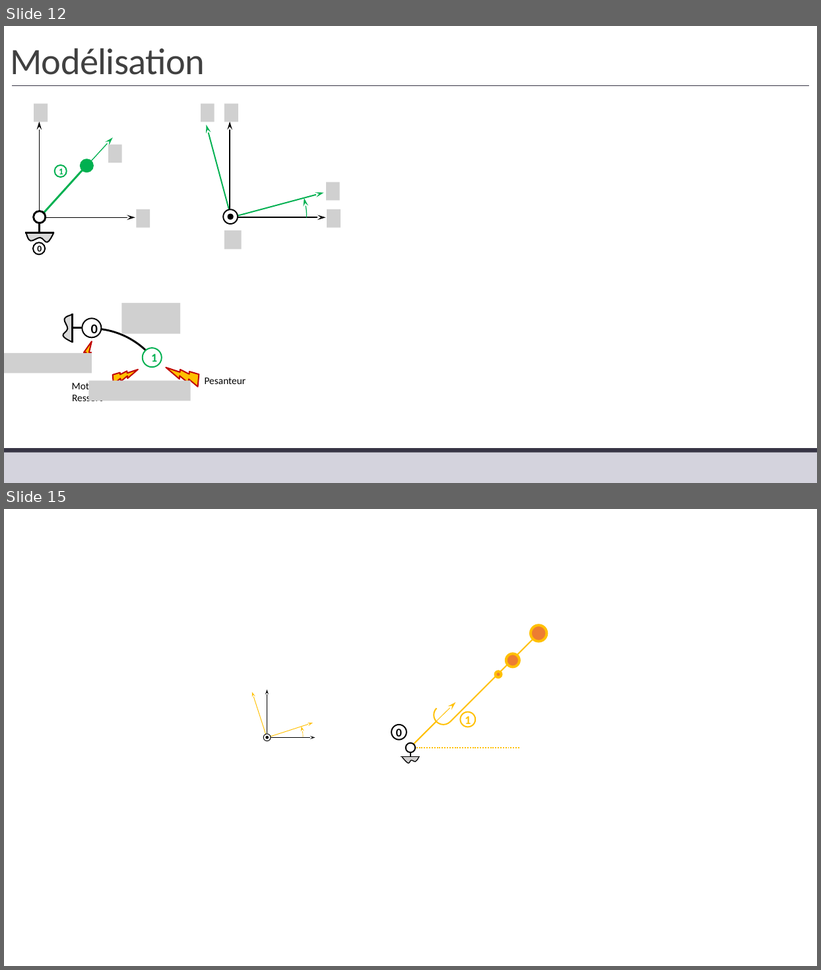
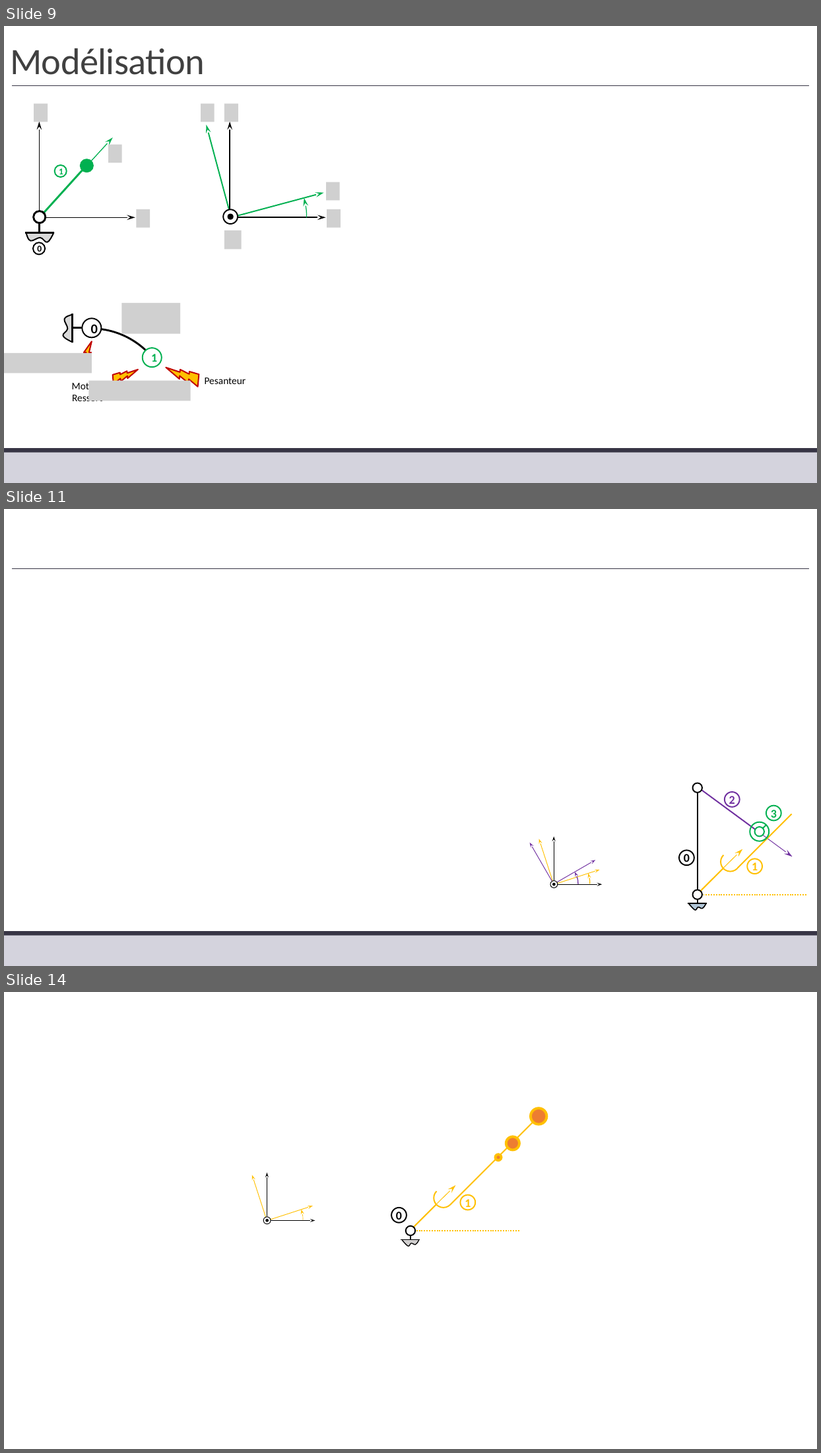
Before and after one commit to xpessoles/TP_Corriges, a slide deck: 19_Sympact/19_Sympact_Corrige.pptx. Shown one above the other, each under a label of ours: slides 12 and 15 before the commit, slides 9, 11 and 14 after it; the slides between them are not shown. The pictures are 821x970 and 821x1453 pixels, drawn with LibreOffice and Linux fonts; fonts in the diff are those of the drawing; grey boxes stand for pictures; background and template pictures are left out. Boxes give left, top, right and bottom in pixels: in the first picture for what was removed or moved away, otherwise in the second. Text is boxed around its words. In the diff, an @@ line names an element or a change of style, - is before the commit and + after.

```diff
--- a/19_Sympact/19_Sympact_Corrige.pptx
+++ b/19_Sympact/19_Sympact_Corrige.pptx
@@ slide 11 added at <box>4,509,817,966</box>, background #FFFFFF; not listed: 3 template elements that a slide beside it also shows @@
@@ group added at <box>518,784,807,920</box>: 10 ellipses, 8 arrows, 8 lines, 3 arc (boxed as its full ellipse)s, 1 freeform shape @@
+1
+0
+2
+3
@@ what was slide 12 is now slide 9 @@
@@ what was slide 15 is now slide 14 @@
```
Also in this commit, not shown: 1 other slide added, 3 slides removed.
